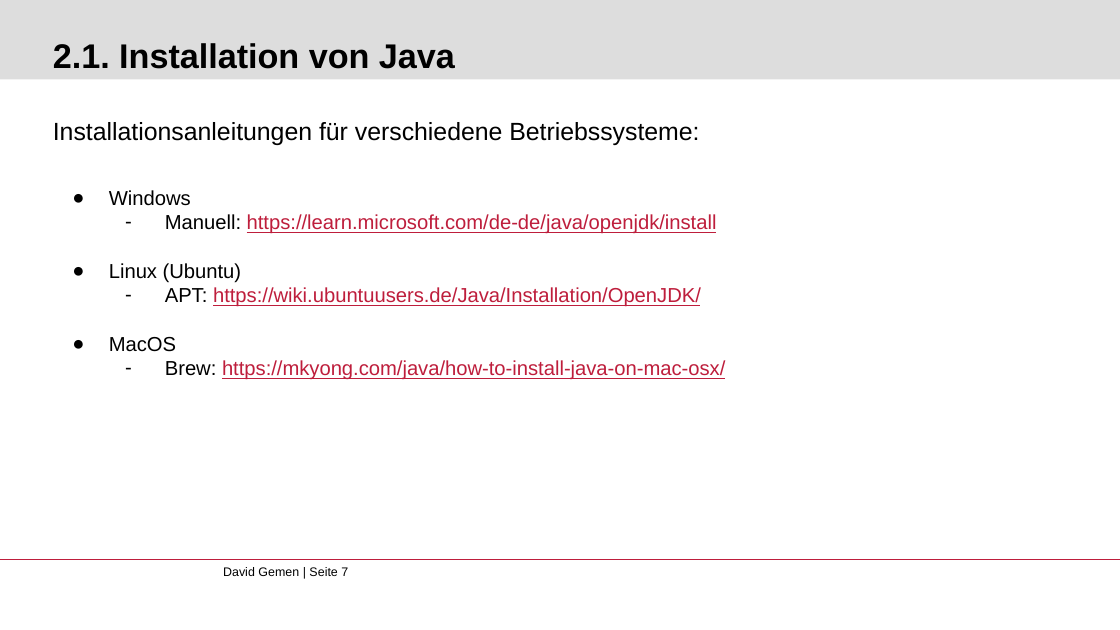
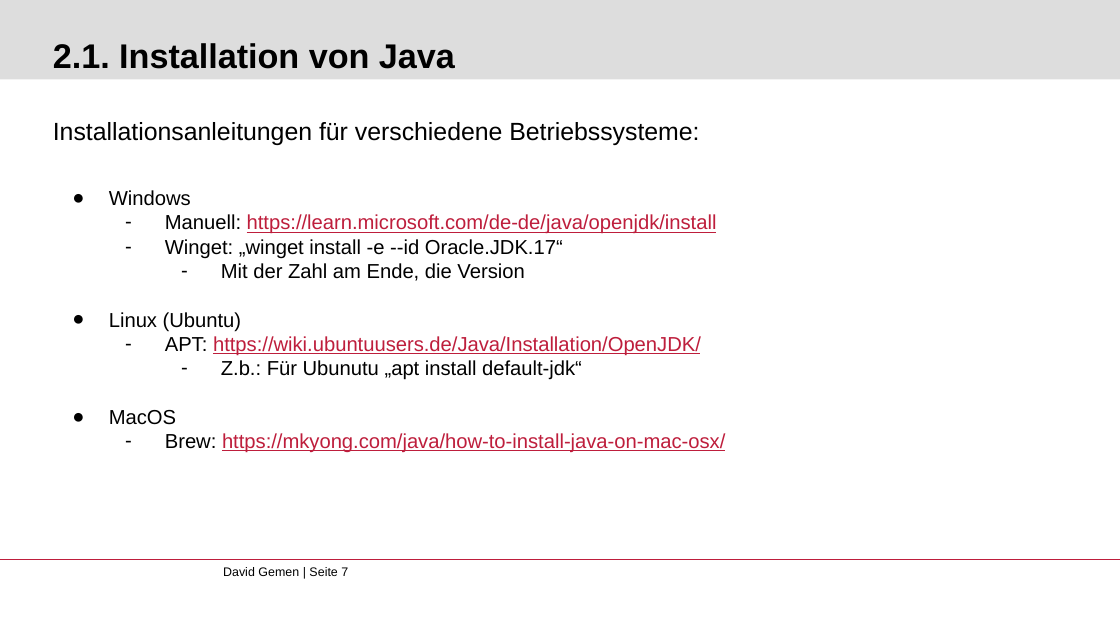
Before and after one commit to gemdav/Programmieren-1-Tutorium, a slide deck: slide 7 of slides/00_installation_introduction.pptx. Drawn at 1120x630 pixels with LibreOffice and Linux fonts; fonts in the diff are those of the drawing; background and template pictures are left out. Boxes give left, top, right and bottom in pixels: in the first picture for what was removed or moved away, otherwise in the second. Text is boxed around its words. In the diff, an @@ line names an element or a change of style, - is before the commit and + after.

Commit message:
Slides 00_Installation_introduction: JDK Installation, example mit winget für Windows und apt für ubuntu

```diff
--- a/slides/00_installation_introduction.pptx
+++ b/slides/00_installation_introduction.pptx
@@ text at (x1=165, y1=239, x2=563, y2=281): paragraphs added @@
+  – Winget: „winget install -e --id Oracle.JDK.17“
+    – Mit der Zahl am Ende, die Version
@@ text at (x1=221, y1=360, x2=582, y2=380): paragraph added @@
+    – Z.b.: Für Ubunutu „apt install default-jdk“
```
